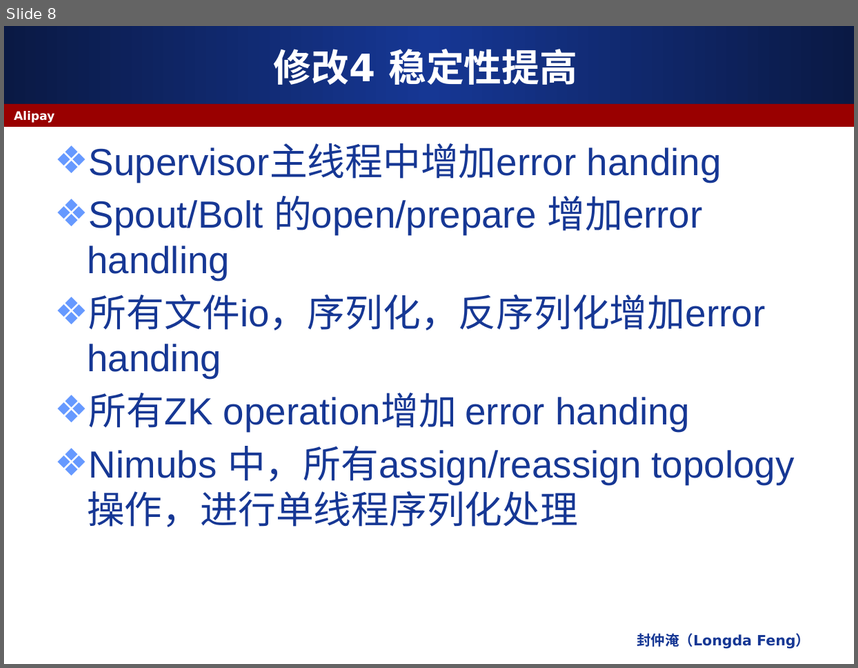
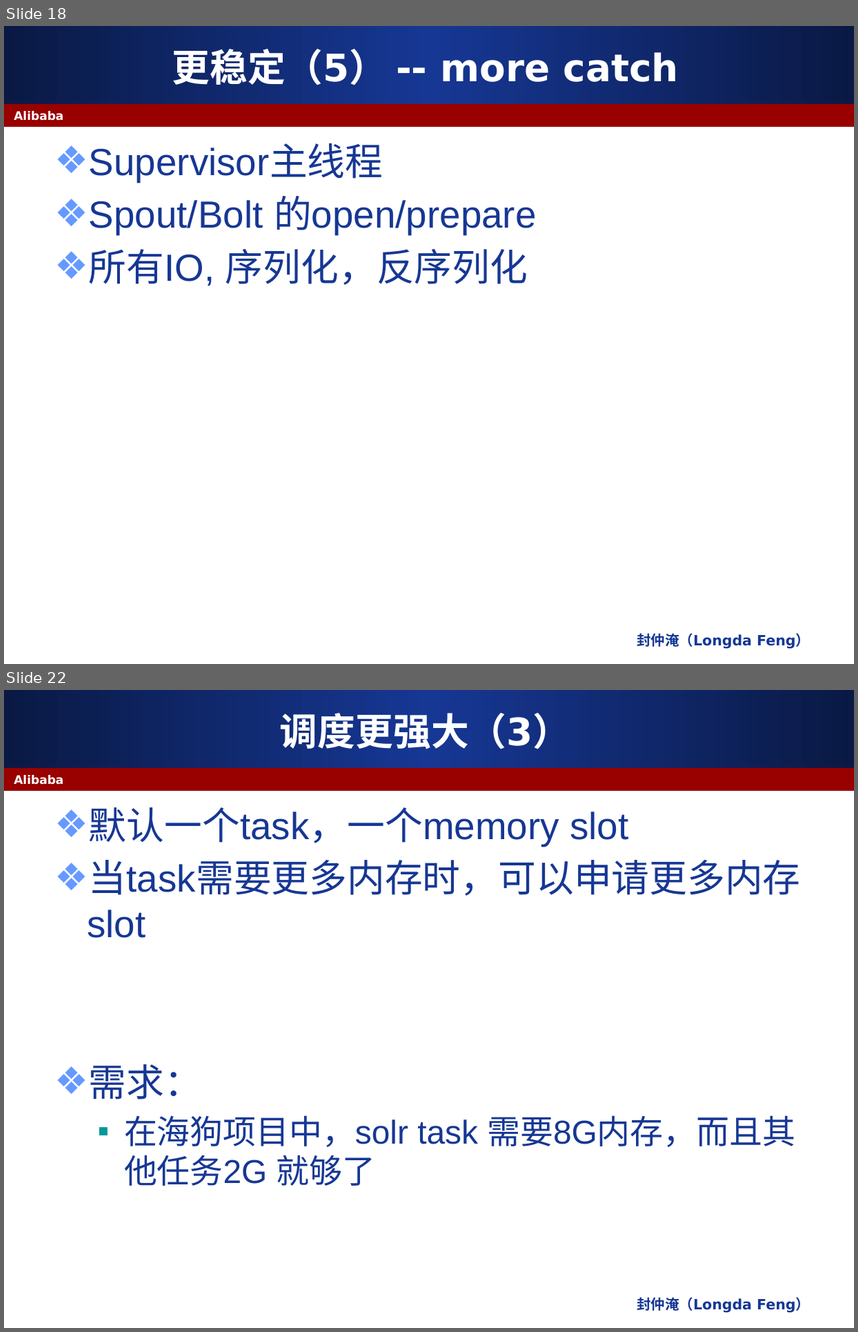
Before and after one commit to apache/storm, a slide deck: docs/JStorm 介绍.pptx. Shown one above the other, each under a label of ours: slide 8 before the commit, slides 18 and 22 after it; the slides between them are not shown. The pictures are 858x668 and 858x1332 pixels, drawn with LibreOffice and Linux fonts; fonts in the diff are those of the drawing. Boxes give left, top, right and bottom in pixels: in the first picture for what was removed or moved away, otherwise in the second. Text is boxed around its words. In the diff, an @@ line names an element or a change of style, - is before the commit and + after.

```diff
--- a/docs/JStorm 介绍.pptx
+++ b/docs/JStorm 介绍.pptx
@@ slide 22 added at (4, 690, 854, 1328), background #FFFFFF; not listed: 2 template elements that a slide beside it also shows @@
@@ title added at (280, 713, 571, 749), 32 pt, text #FFFFFF, bold @@
+调度更强大（3）
@@ text added at (14, 775, 63, 785), 10 pt, text #FFFFFF, bold @@
+Alibaba
@@ text added at (87, 807, 801, 1185), 32 pt, text #163794 @@
+❖ 默认一个task，一个memory slot
+❖ 当task需要更多内存时，可以申请更多内存slot
+❖ 需求：
+  ▪ 在海狗项目中，solr task 需要8G内存，而且其他任务2G 就够了
@@ text added at (637, 1297, 810, 1312), 12 pt, text #163794, bold @@
+封仲淹（Longda Feng）
@@ what was slide 8 is now slide 18 @@
@@ slide 18 changed as well @@
@@ title at (172, 49, 679, 85): text changed @@
-修改4 稳定性提高
+更稳定（5） -- more catch
@@ text at (14, 111, 63, 121): text changed @@
-Alipay
+Alibaba
@@ text at (89, 145, 536, 285): text changed @@
-❖ Supervisor主线程中增加error handing
-❖ Spout/Bolt 的open/prepare 增加error handling
-❖ 所有文件io，序列化，反序列化增加error handing
-❖ 所有ZK operation增加 error handing
-❖ Nimubs 中，所有assign/reassign topology 操作，进行单线程序列化处理
+❖ Supervisor主线程
+❖ Spout/Bolt 的open/prepare
+❖ 所有IO, 序列化，反序列化
```
Also in this commit, not shown: 5 other slides changed, 28 other slides added, 3 slides removed, 7 other files.
